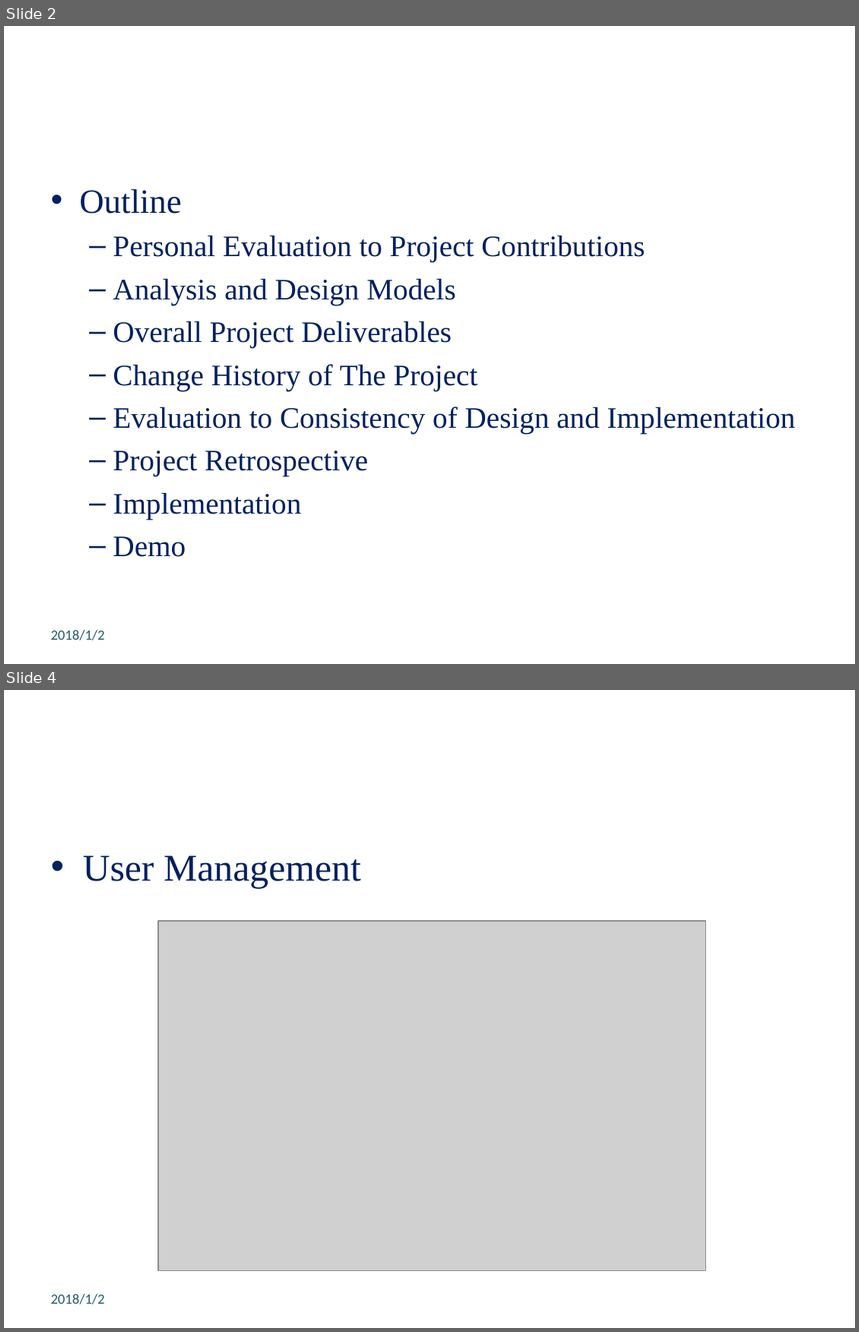
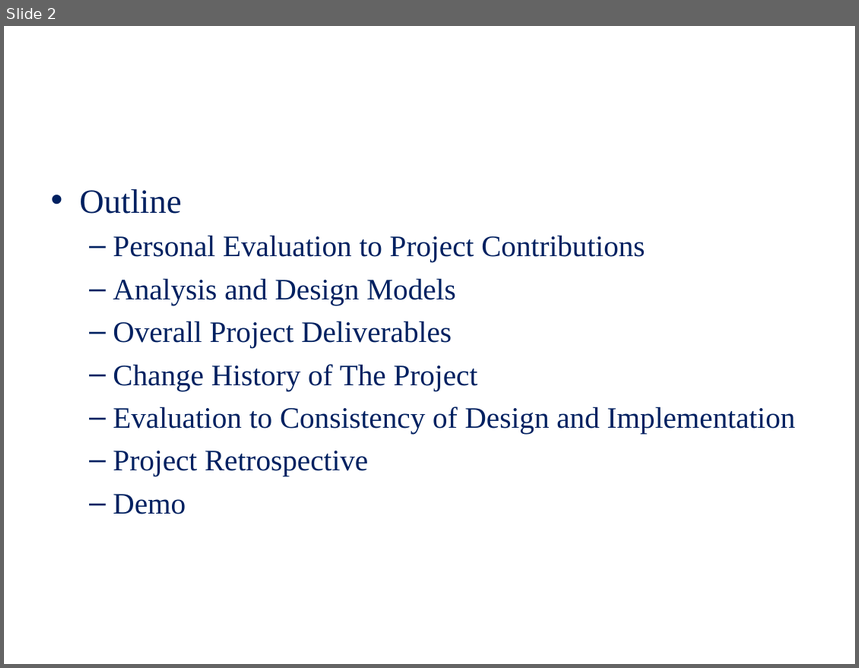
Before and after one commit to disc9562/SE_PASS, a slide deck: edit/Team3-New.pptx. Shown one above the other, each under a label of ours: slides 2 and 4 before the commit, slide 2 after it; the slides between them are not shown. The pictures are 859x1332 and 859x668 pixels, drawn with LibreOffice and Linux fonts; fonts in the diff are those of the drawing; grey boxes stand for pictures; background and template pictures are left out. Boxes give left, top, right and bottom in pixels: in the first picture for what was removed or moved away, otherwise in the second. Text is boxed around its words. In the diff, an @@ line names an element or a change of style, - is before the commit and + after.

```diff
--- a/edit/Team3-New.pptx
+++ b/edit/Team3-New.pptx
@@ slide 4 removed at [4, 690, 855, 1328], background picture (left out) @@
@@ text removed at [83, 856, 361, 888] @@
-• User Management
@@ picture removed at [158, 921, 706, 1271] @@
@@ text removed at [51, 1294, 105, 1305] @@
-2018/1/2
@@ slide 2 changed as well @@
@@ text at [113, 493, 301, 519]: paragraph removed @@
-  – Implementation
@@ text removed at [51, 630, 105, 641] @@
-2018/1/2
```
Also in this commit, not shown: 11 other slides changed, 1 slide added, 5 other slides removed, 2 other files.
